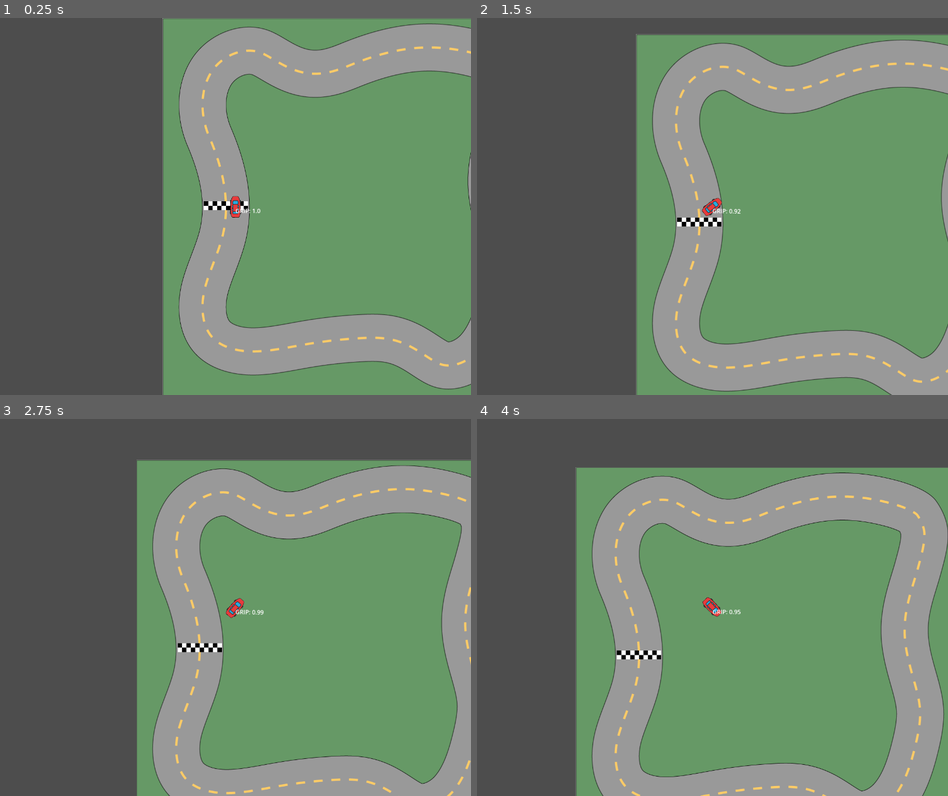
Above: before the commit, frames 1-4 (two rows, left to right).
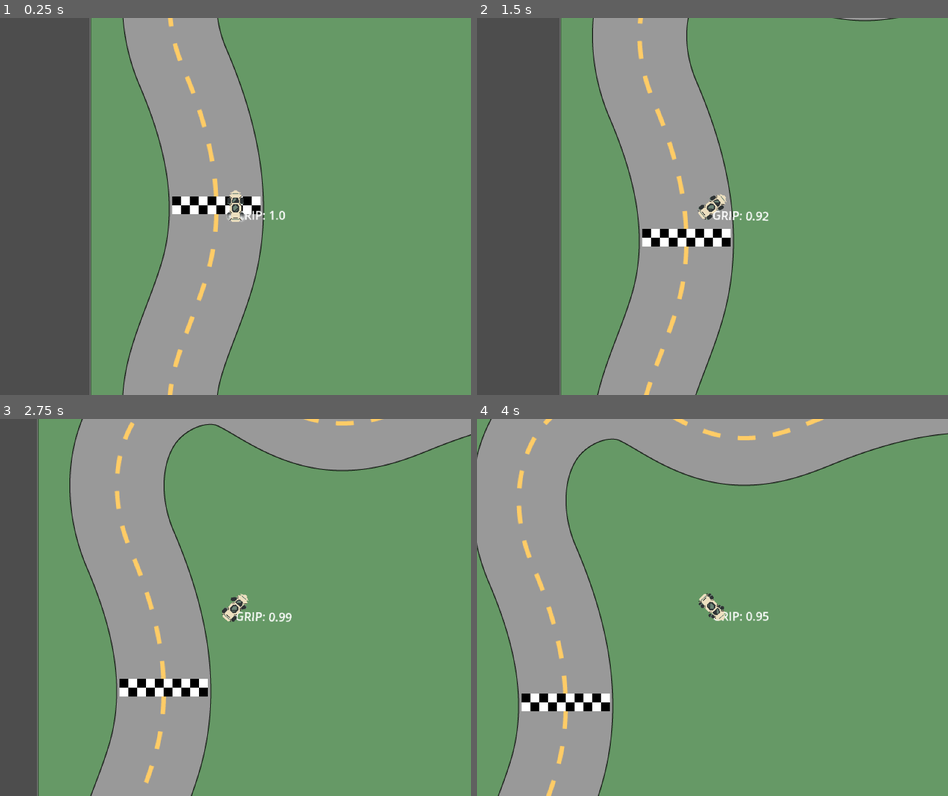
Above: after the commit, the same moments.

Repository: PGComai/Made-at-the-MADE-2025
Game: Godot game, scene res://scenes/racetrack2/racetrack2.tscn
The game is run twice, just before and just after one commit, with the same random seed, the same clock (stepped at 60 frames per second) and the same inputs.
Inputs:
- Up to frame 1 (0.25 s): no input
- Up to frame 2 (1.5 s): hold D (right) 0.53-1.28 s; hold A (left) from 1.28 s (still down)
- Up to frame 3 (2.75 s): release A (left) at 2.03 s; hold D (right) from 2.03 s (still down)
- Up to frame 4 (4 s): release D (right) at 3.53 s; hold A (left) from 3.53 s (still down)

The runs differ from the first frame. In frame 1, 40% of the frame differs, in the area x 19-100%, y 0-100%; in frame 2, 43%; in frame 3, 53%; in frame 4, 62%, in the area x 0-100%, y 0-100%.

Commit message:
zoom to speed

Diff:
--- a/car/car.gd
+++ b/car/car.gd
@@ -4,6 +4,10 @@
 
 const INITIAL_SPEED: float = 50.0
 const MIN_GRIP: float = 0.05
+const WHEEL_SPIN_SCALE: float = 0.05
+
+
+@export var show_steer := true
 
 
 var wheel_angle: float = 0.0
@@ -20,10 +24,25 @@
 	set(value):
 		spin_momentum = clampf(value, 1.0, 2.0)
 var speed: float = INITIAL_SPEED
+var wheels: Array[AnimatedSprite2D]
+var smoke_timer: float = 0.0
 
 
 @onready var sprite_2d: Sprite2D = $Sprite2D
 @onready var label_grip: Label = $LabelGrip
+@onready var wheel_fl: AnimatedSprite2D = $WheelFL
+@onready var wheel_fr: AnimatedSprite2D = $WheelFR
+@onready var wheel_bl: AnimatedSprite2D = $WheelBL
+@onready var wheel_br: AnimatedSprite2D = $WheelBR
+@onready var smoke_left: GPUParticles2D = $SmokeLeft
+@onready var smoke_right: GPUParticles2D = $SmokeRight
+
+
+func _ready() -> void:
+	wheels = [wheel_fl, wheel_fr, wheel_bl, wheel_br]
+	for wheel in wheels:
+		wheel.play()
+		wheel.speed_scale = 0.0
 
 
 func _physics_process(delta: float) -> void:
@@ -31,12 +50,19 @@
 
 	wheel_angle = lerp_angle(wheel_angle, turn * PI/4.0, 0.1)
 
+	if show_steer:
+		wheel_fl.rotation = lerp_angle(wheel_fl.rotation, wheel_angle, 0.1)
+		wheel_fr.rotation = lerp_angle(wheel_fr.rotation, wheel_angle, 0.1)
+
 	grip = remap(velocity.normalized().dot(-global_transform.y),
 				-1.0,
 				1.0,
 				MIN_GRIP,
 				1.0)
 	grip = pow(grip, 6.0)
+	var tire_smoke: bool = grip < 0.65
+	smoke_left.emitting = tire_smoke
+	smoke_right.emitting = tire_smoke
 	label_grip.text = "GRIP: %s" % snappedf(grip, 0.01)
 	label_grip.rotation = -rotation
 
@@ -44,13 +70,10 @@
 	var small_speed: float = clampf(real_vel.length(), 0.0, 1.0)
 
 	var thrust_dir: Vector2 = -global_transform.y
-
 	velocity += thrust_dir * speed * delta * grip
-
 	var ideal_vel: Vector2 = -global_transform.y * velocity.length()
 
 	velocity = velocity.slerp(ideal_vel, 0.08 * grip)
-
 	velocity *= drag * remap(grip, MIN_GRIP, 1.0, 0.99, 1.0)
 
 	var heading = velocity.rotated(wheel_angle * small_speed * turn_grip)
@@ -58,18 +81,18 @@
 	var ang_diff: float = angle_difference(car_angle, heading.angle() + PI/2.0)
 
 	spin_momentum += absf(ang_diff) * 0.8 * small_speed
-
 	spin = lerp(spin, ang_diff, 0.02 * grip)
-
 	var steer_strength: float = pow(speed, 0.95) * (3.0 / INITIAL_SPEED)
 
 	car_angle += spin * delta * steer_strength * spin_momentum * grip
-
 	rotation = car_angle
 
 	move_and_slide()
 
 	spin_momentum *= 0.99
+
+	for wheel in wheels:
+		wheel.speed_scale = (real_vel.length() + randfn(0.0, 0.1)) * WHEEL_SPIN_SCALE
 
 	#queue_redraw()
 
--- a/car/car.tscn
+++ b/car/car.tscn
@@ -1,9 +1,48 @@
-[gd_scene load_steps=4 format=3 uid="uid://d0o2qlnyynrd1"]
+[gd_scene load_steps=12 format=3 uid="uid://d0o2qlnyynrd1"]
 
 [ext_resource type="Script" uid="uid://ql5fgk7fubbe" path="res://car/car.gd" id="1_2gitb"]
-[ext_resource type="Texture2D" uid="uid://n0bwebqbpi3r" path="res://Sprites/car.png" id="2_dxy33"]
+[ext_resource type="Texture2D" uid="uid://cl2qi4xf1y5vs" path="res://Sprites/Car/body_concept1.png" id="2_dxy33"]
+[ext_resource type="PackedScene" uid="uid://sy7cihov55fu" path="res://scenes/vehicle/wheel.tscn" id="3_hkabp"]
 
 [sub_resource type="CircleShape2D" id="CircleShape2D_2gitb"]
+
+[sub_resource type="Gradient" id="Gradient_hkabp"]
+offsets = PackedFloat32Array(0, 0.8)
+colors = PackedColorArray(1, 1, 1, 1, 1, 1, 1, 0)
+
+[sub_resource type="GradientTexture2D" id="GradientTexture2D_jpe8o"]
+gradient = SubResource("Gradient_hkabp")
+width = 16
+height = 16
+fill = 1
+fill_from = Vector2(0.5, 0.5)
+fill_to = Vector2(0.5, 0)
+metadata/_snap_enabled = true
+
+[sub_resource type="Curve" id="Curve_hkabp"]
+_data = [Vector2(0, 0), 0.0, 0.0, 0, 0, Vector2(0.38085106, 1), 0.0, 0.0, 0, 0, Vector2(1, 0), 0.0, 0.0, 0, 0]
+point_count = 3
+
+[sub_resource type="CurveTexture" id="CurveTexture_jpe8o"]
+curve = SubResource("Curve_hkabp")
+
+[sub_resource type="Curve" id="Curve_h3fet"]
+_limits = [0.0, 5.0, 0.0, 1.0]
+_data = [Vector2(0, 0), 0.0, 0.0, 0, 0, Vector2(0.23191488, 1), 0.0, 0.0, 0, 0, Vector2(1, 5), 15.557326, 0.0, 0, 0]
+point_count = 3
+
+[sub_resource type="CurveTexture" id="CurveTexture_bkrhx"]
+curve = SubResource("Curve_h3fet")
+
+[sub_resource type="ParticleProcessMaterial" id="ParticleProcessMaterial_h3fet"]
+particle_flag_disable_z = true
+spread = 180.0
+flatness = 1.0
+initial_velocity_min = -5.0
+initial_velocity_max = 5.0
+gravity = Vector3(0, 0, 0)
+scale_curve = SubResource("CurveTexture_bkrhx")
+alpha_curve = SubResource("CurveTexture_jpe8o")
 
 [node name="Car" type="CharacterBody2D"]
 script = ExtResource("1_2gitb")
@@ -12,9 +51,46 @@
 shape = SubResource("CircleShape2D_2gitb")
 
 [node name="Sprite2D" type="Sprite2D" parent="."]
+z_index = 1
 texture = ExtResource("2_dxy33")
 
 [node name="LabelGrip" type="Label" parent="."]
 offset_right = 40.0
 offset_bottom = 23.0
 text = "GRIP: 1.0"
+
+[node name="WheelFL" parent="." instance=ExtResource("3_hkabp")]
+position = Vector2(-9, -8)
+frame_progress = 0.60218227
+
+[node name="WheelFR" parent="." instance=ExtResource("3_hkabp")]
+position = Vector2(8, -8)
+frame_progress = 0.60218227
+
+[node name="WheelBL" parent="." instance=ExtResource("3_hkabp")]
+position = Vector2(-9, 12)
+frame_progress = 0.60218227
+
+[node name="WheelBR" parent="." instance=ExtResource("3_hkabp")]
+position = Vector2(8, 12)
+frame_progress = 0.60218227
+
+[node name="SmokeLeft" type="GPUParticles2D" parent="."]
+position = Vector2(-8, 13)
+emitting = false
+amount = 32
+texture = SubResource("GradientTexture2D_jpe8o")
+lifetime = 0.6
+fixed_fps = 60
+interpolate = false
+process_material = SubResource("ParticleProcessMaterial_h3fet")
+
+[node name="SmokeRight" type="GPUParticles2D" parent="."]
+position = Vector2(8, 13)
+emitting = false
+amount = 32
+texture = SubResource("GradientTexture2D_jpe8o")
+lifetime = 0.6
+fixed_fps = 60
+interpolate = false
+process_material = SubResource("ParticleProcessMaterial_h3fet")
--- a/car/car_camera.gd
+++ b/car/car_camera.gd
@@ -4,6 +4,14 @@
 @export var car: Car
 
 
+var target_zoom: float = 2.0
+
+
 func _process(delta: float) -> void:
 	if car:
 		global_position = car.global_position
+		target_zoom = lerp(target_zoom,
+						remap(-car.speed, -250.0, -car.INITIAL_SPEED, 1.0, 2.0),
+						0.1)
+		target_zoom = clampf(target_zoom, 1.0, 2.0)
+		zoom = Vector2(target_zoom, target_zoom)
--- a/car/chase_cam.tscn
+++ b/car/chase_cam.tscn
@@ -3,4 +3,5 @@
 [ext_resource type="Script" uid="uid://crgc0bfagata1" path="res://car/car_camera.gd" id="1_yis6x"]
 
 [node name="ChaseCam" type="Camera2D"]
+zoom = Vector2(2, 2)
 script = ExtResource("1_yis6x")
--- a/project.godot
+++ b/project.godot
@@ -75,5 +75,6 @@
 
 [rendering]
 
+textures/canvas_textures/default_texture_filter=0
 renderer/rendering_method="gl_compatibility"
 renderer/rendering_method.mobile="gl_compatibility"
